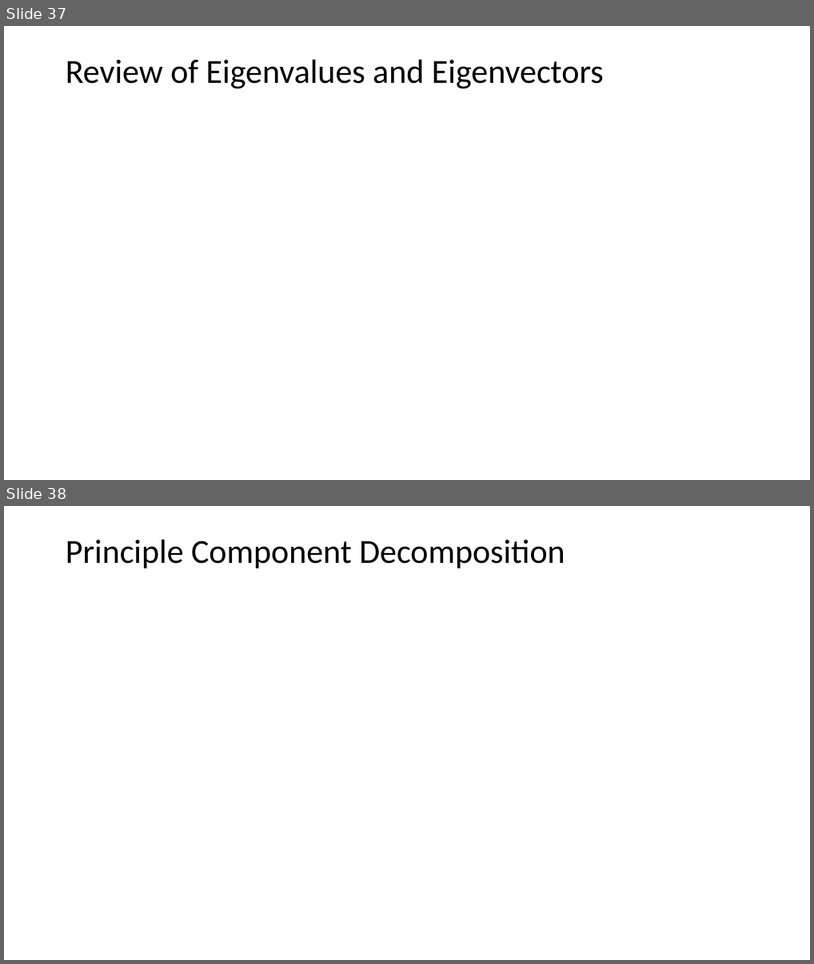
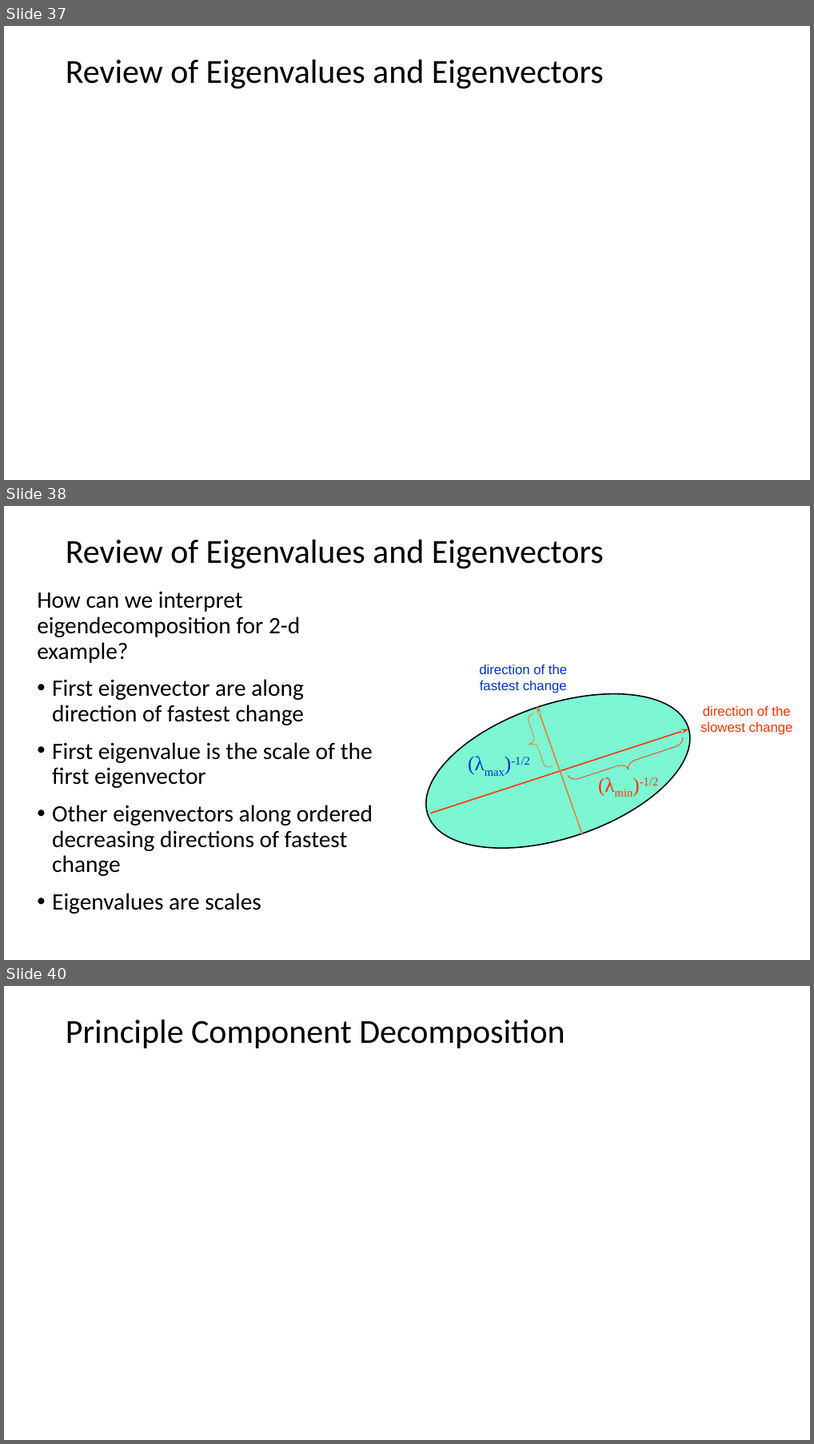
Before and after one commit to StephenElston/CSCI-E25, a slide deck: SuplementaryMaterial/ReviewOfLinearAlgebra.pptx. Shown one above the other, each under a label of ours: slides 37 and 38 before the commit, slides 37, 38 and 40 after it; the slides between them are not shown. The pictures are 814x964 and 814x1444 pixels, drawn with LibreOffice and Linux fonts; fonts in the diff are those of the drawing; grey boxes stand for pictures. Boxes give left, top, right and bottom in pixels: in the first picture for what was removed or moved away, otherwise in the second. Text is boxed around its words. In the diff, an @@ line names an element or a change of style, - is before the commit and + after.

Commit message:
Update of eigendecomposition slides

```diff
--- a/SuplementaryMaterial/ReviewOfLinearAlgebra.pptx
+++ b/SuplementaryMaterial/ReviewOfLinearAlgebra.pptx
@@ slide 38 added at box(4, 506, 810, 960), background #FFFFFF @@
@@ title added at box(66, 540, 604, 569), 40 pt, text #000000 @@
+Review of Eigenvalues and Eigenvectors
@@ text added at box(37, 592, 373, 913), 28 pt, text #000000 @@
+How can we interpret eigendecomposition for 2-d example?
+• First eigenvector are along direction of fastest change
+• First eigenvalue is the scale of the first eigenvector
+• Other eigenvectors along ordered decreasing directions of fastest change
+• Eigenvalues are scales
@@ group added at box(406, 664, 794, 878): 4 texts, 2 arrows, 2 left braces, 1 ellipse @@
+direction of the slowest change
+direction of the fastest change
+(λmax)-1/2
+(λmin)-1/2
@@ what was slide 38 is now slide 40 @@
```
Also in this commit, not shown: 1 other slide added.
